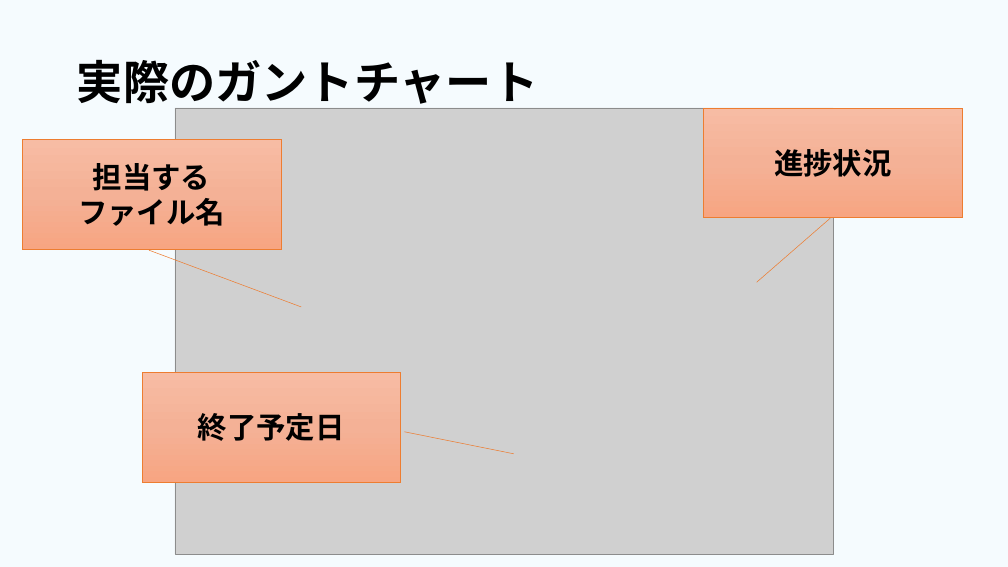
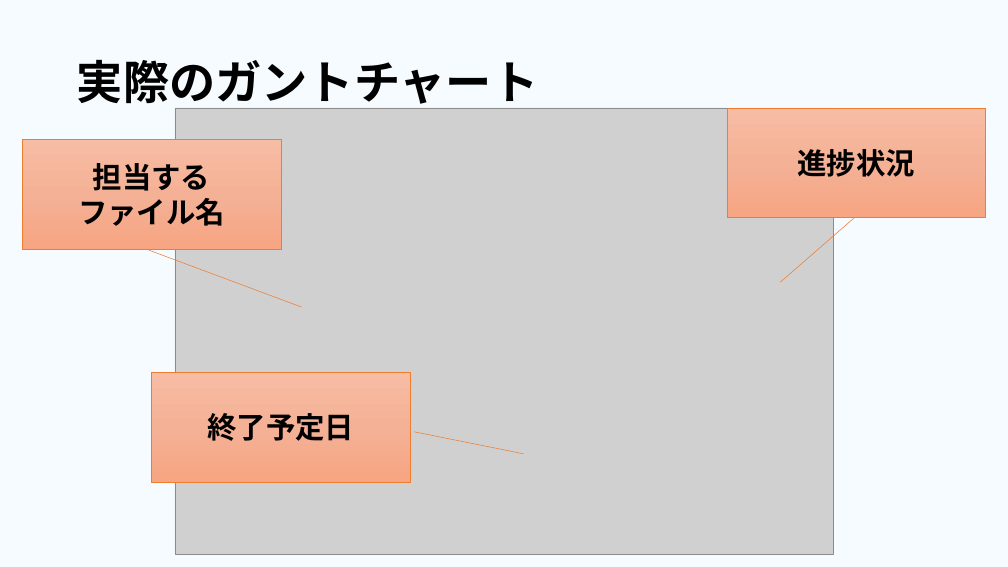
Before and after one commit to dojo2023/E-4, a slide deck: slide 23 of 共有用フォルダー/E4_そばうどん.pptx. Drawn at 1008x567 pixels with LibreOffice and Linux fonts; fonts in the diff are those of the drawing; grey boxes stand for pictures. Boxes give left, top, right and bottom in pixels: in the first picture for what was removed or moved away, otherwise in the second. Text is boxed around its words. In the diff, an @@ line names an element or a change of style, - is before the commit and + after.

```diff
--- a/共有用フォルダー/E4_そばうどん.pptx
+++ b/共有用フォルダー/E4_そばうどん.pptx
@@ border callout "進捗状況": place and size @@
-border callout "進捗状況" at [704, 108, 963, 218]
+border callout "進捗状況" at [727, 108, 986, 218]
@@ border callout "終了予定日": place and size @@
-border callout "終了予定日" at [142, 373, 401, 482]
+border callout "終了予定日" at [152, 373, 411, 482]
```
Also in this commit, not shown: 5 other slides changed.
